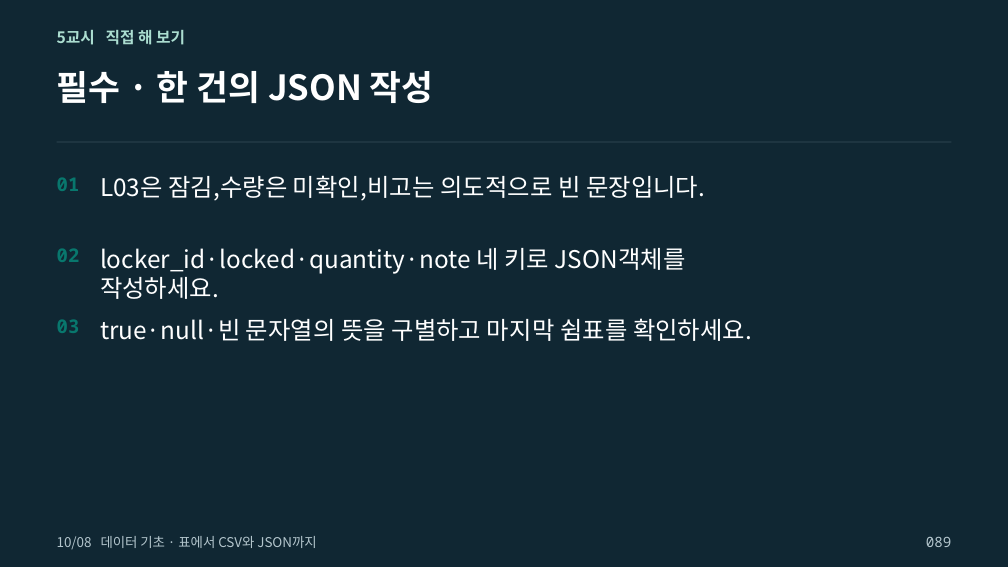
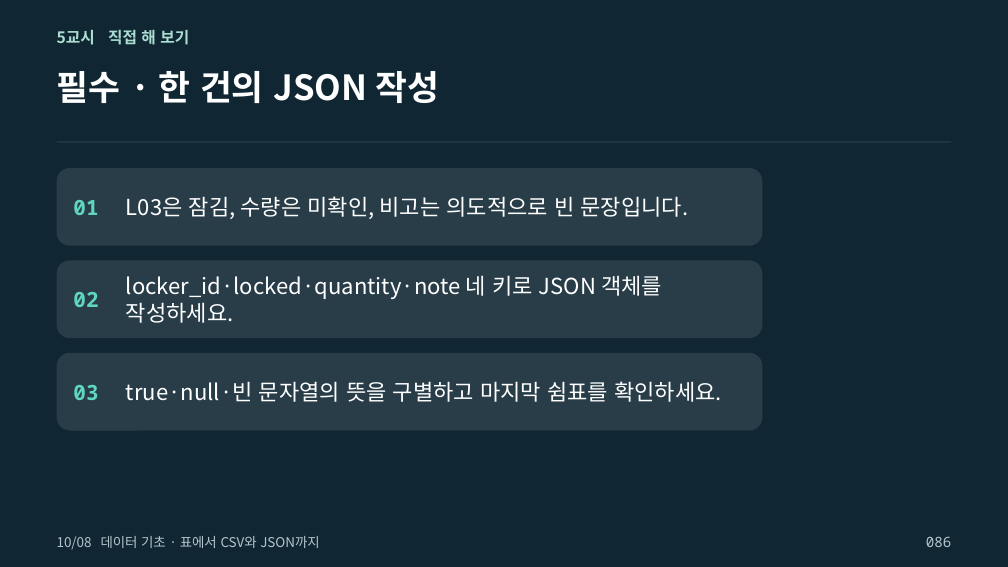
Before and after one commit to zeusk302-png/kdigital-physical-ai, a slide deck: slide 86 of downloads/2026-10-08/readable-slides.pptx (slide 89 before the commit). Drawn at 1008x567 pixels with LibreOffice and Linux fonts; fonts in the diff are those of the drawing; background and template pictures are left out. Boxes give left, top, right and bottom in pixels: in the first picture for what was removed or moved away, otherwise in the second. Text is boxed around its words. In the diff, an @@ line names an element or a change of style, - is before the commit and + after.

```diff
--- a/downloads/2026-10-08/readable-slides.pptx
+++ b/downloads/2026-10-08/readable-slides.pptx
@@ rounded rectangle added at [57,168,762,246], fill #FFFFFF at 10% opacity @@
@@ text "L03은 잠김, 수량은 미확인, 비고는 ..." at [126,196,689,219]: vertical alignment top to middle @@
@@ text "01": place and size @@
-text "01" at [57,177,80,191]
+text "01" at [73,200,98,215]
@@ text at [126,196,689,219]: text changed; size 23.2 to 21 pt @@
-L03은 잠김,수량은 미확인,비고는 의도적으로 빈 문장입니다.
+L03은 잠김, 수량은 미확인, 비고는 의도적으로 빈 문장입니다.
@@ rounded rectangle added at [57,260,762,338], fill #FFFFFF at 10% opacity @@
@@ text "locker_id·locked·quantity·note 네 키로 JSON 객체를 ..." at [126,275,662,323]: vertical alignment top to middle @@
@@ text "02": place and size @@
-text "02" at [57,248,80,262]
+text "02" at [73,292,98,307]
@@ text at [126,275,662,323]: text changed; size 23.2 to 21 pt @@
-locker_id·locked·quantity·note 네 키로 JSON객체를 작성하세요.
+locker_id·locked·quantity·note 네 키로 JSON 객체를 작성하세요.
@@ rounded rectangle added at [57,353,762,431], fill #FFFFFF at 10% opacity @@
@@ text "true·null·빈 문자열의 뜻을 구별하고 마지막 ...": place and size @@
-text "true·null·빈 문자열의 뜻을 구별하고 마지막 ..." at [100,318,752,341]
+text "true·null·빈 문자열의 뜻을 구별하고 마지막 ..." at [126,381,722,402]
@@ text "true·null·빈 문자열의 뜻을 구별하고 마지막 ..." at [126,381,722,402]: size 23.2 to 21 pt; vertical alignment top to middle @@
@@ size 18 to 20 pt, text colour #08776D to #4FD1BC; vertical alignment top to middle in 3 elements at [73,200,98,215], [73,292,98,307], [73,385,98,400] @@
@@ text "03": place and size @@
-text "03" at [57,319,80,333]
+text "03" at [73,385,98,400]
@@ text at [926,537,951,547]: text changed @@
-089
+086
```
Also in this commit, not shown: 83 other slides changed, 33 slides added, 23 slides removed, 11 other files.
